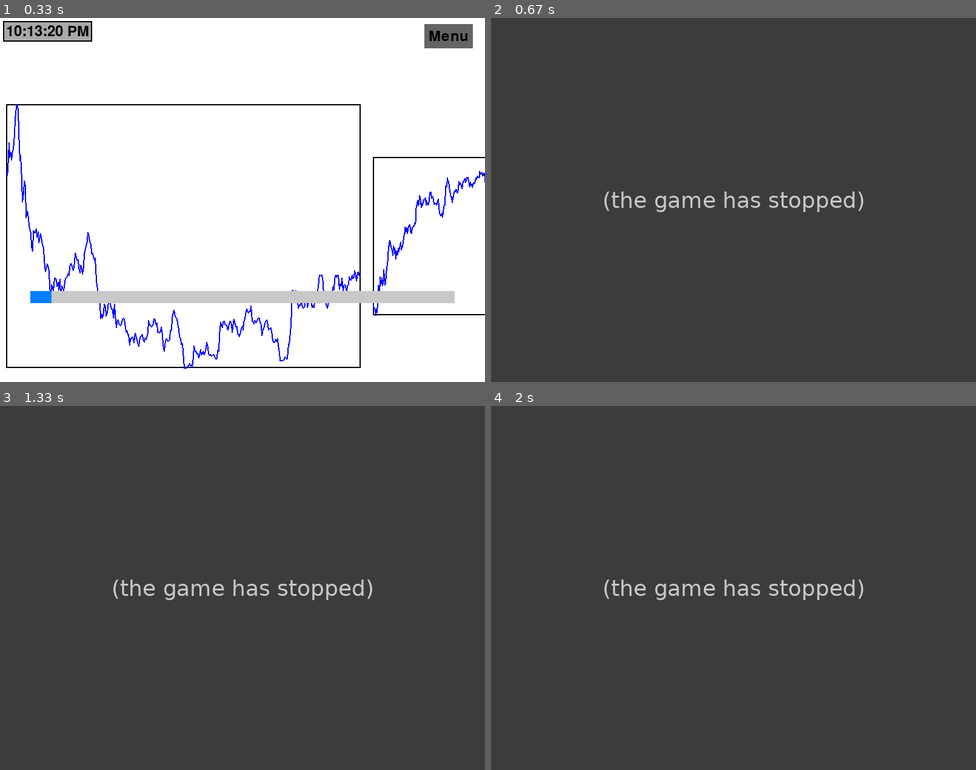
Above: before the commit, frames 1-4 (two rows, left to right).
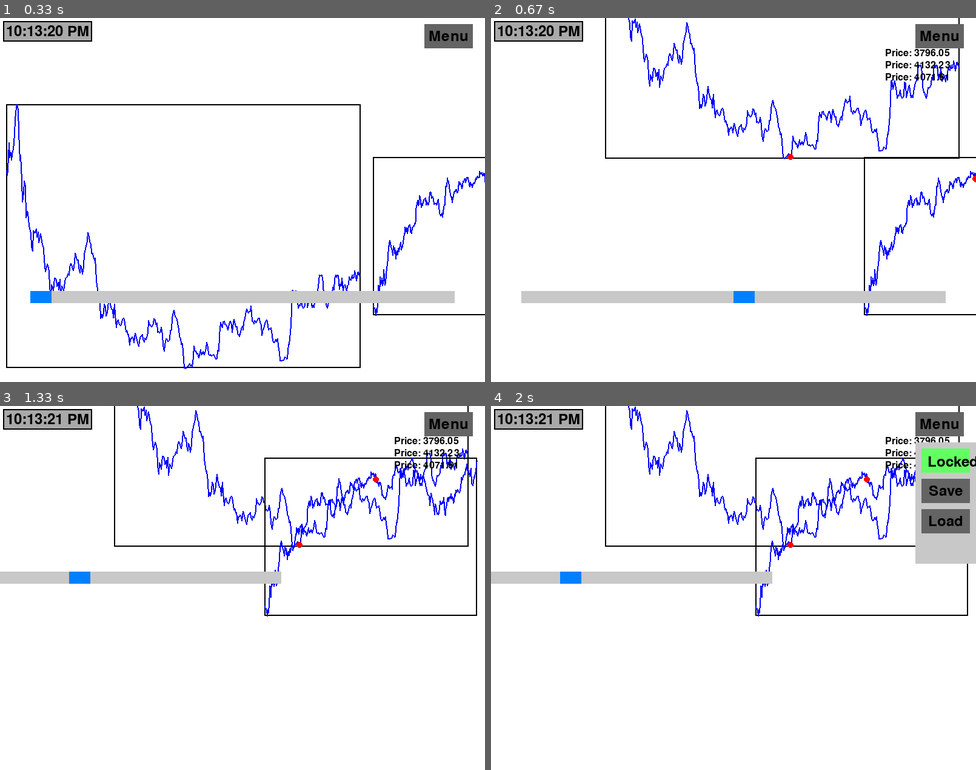
Above: after the commit, the same moments.

Repository: lordyabu/stockgame
Game: pygame game, started from main.py
Same seed, same stepped clock (60 frames per second), same inputs: the game is played once before the commit and once after it.
Inputs (mouse positions are in pixels of both pictures, inside the frame that each line leads up to):
- Up to frame 1 (0.33 s): no input
- Up to frame 2 (0.67 s): press the mouse at (733, 298) at 0.37 s; move the mouse to (786, 192) at 0.47 s; release the mouse at (840, 87) at 0.6 s
- Up to frame 3 (1.33 s): press the mouse at (242, 686) at 0.7 s; move the mouse to (155, 631) at 0.8 s; release the mouse at (67, 577) at 0.93 s; press the mouse at (426, 624) at 1.03 s; move the mouse to (373, 580) at 1.13 s; release the mouse at (320, 537) at 1.27 s
- Up to frame 4 (2 s): press the mouse at (937, 424) at 1.37 s; move the mouse to (830, 573) at 1.47 s; release the mouse at (723, 719) at 1.6 s; press the mouse at (946, 460) at 1.7 s; move the mouse to (893, 478) at 1.8 s; release the mouse at (840, 500) at 1.93 s

Frame 1 is identical in both runs. In frame 2, 100% of the frame differs, in the area x 0-100%, y 0-100%; in frame 3, 100%; in frame 4, 100%.
Error before the commit: AttributeError: 'Slider' object has no attribute 'update_value_from_pos' (slider.py line 34); the game stopped at 0.37 s (later frames are placeholders)

Commit message:
Slider integration beginning

Diff:
--- a/analysis/slider.py
+++ b/analysis/slider.py
@@ -32,7 +32,7 @@
         if event.type == pygame.MOUSEBUTTONDOWN:
             if event.button == 1 and self.rect.collidepoint(event.pos):  # Left click
                 self.update_value_from_pos(event.pos[0])
-                self.notify_observers(self.value)
+                self.notify_observers(self.current_value)
             elif event.button == 3 and self.rect.collidepoint(event.pos):  # Right click
                 self.dragging = True
         elif event.type == pygame.MOUSEBUTTONUP:
@@ -48,6 +48,13 @@
 
     def is_clicked(self, x, y):
         return self.rect.collidepoint(x, y)
+
+    def update_value_from_pos(self, x):
+        relative_x = x - self.x
+        self.current_value = self.min_value + relative_x / (self.width - self.handle_width) * (self.max_value - self.min_value)
+        self.current_value = max(self.min_value, min(self.max_value, self.current_value))
+        self.notify_observers(self.current_value)
+
 
 
 
